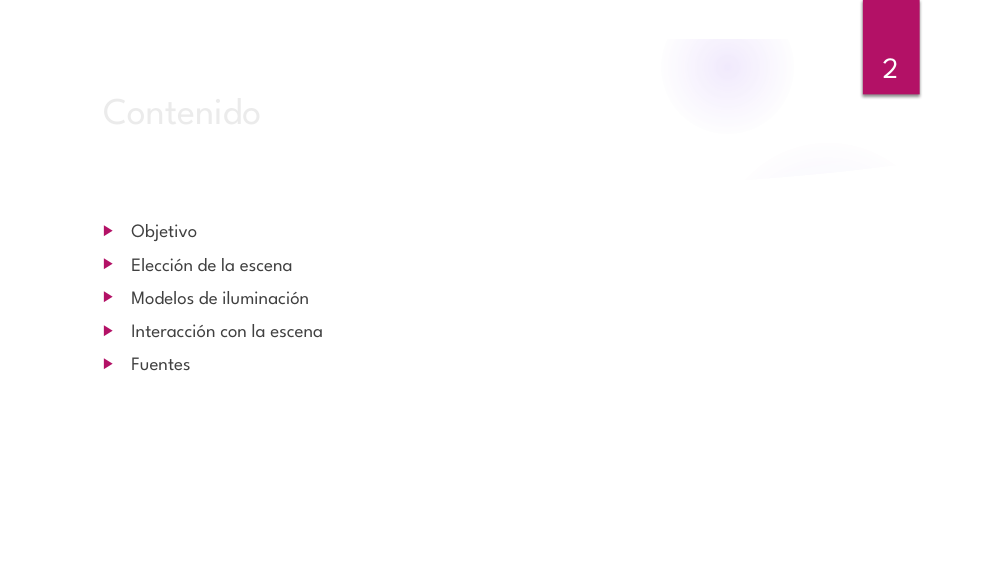
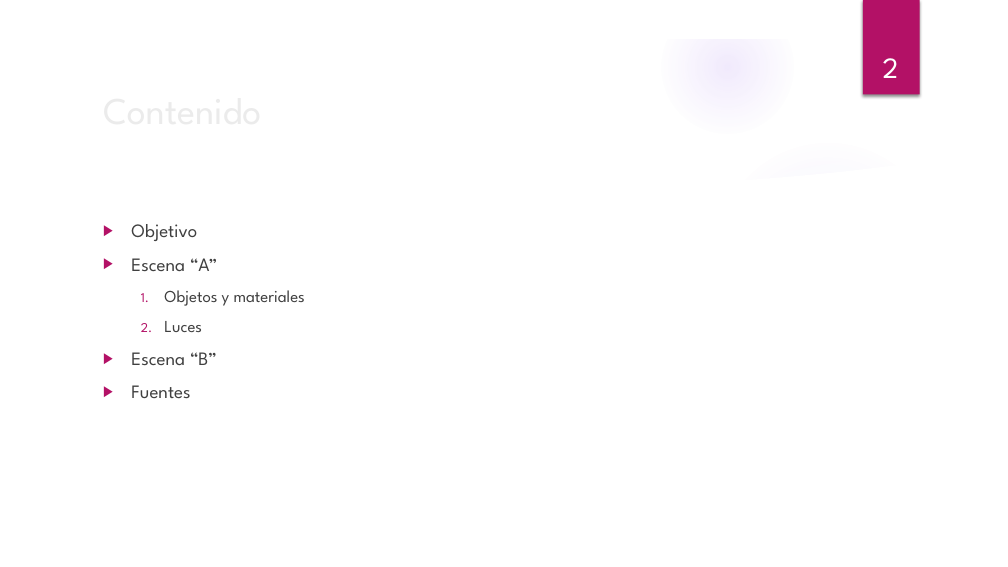
Before and after one commit to nlandau91/CG2019, a slide deck: slide 2 of Proyecto2/Presentacion Proyecto 2.pptx. Drawn at 1008x567 pixels with LibreOffice and Linux fonts; fonts in the diff are those of the drawing; background and template pictures are left out. Boxes give left, top, right and bottom in pixels: in the first picture for what was removed or moved away, otherwise in the second. Text is boxed around its words. In the diff, an @@ line names an element or a change of style, - is before the commit and + after.

```diff
--- a/Proyecto2/Presentacion Proyecto 2.pptx
+++ b/Proyecto2/Presentacion Proyecto 2.pptx
@@ text at [131, 258, 305, 365]: text changed; size 18 to 16 pt @@
-▶ Elección de la escena
-▶ Modelos de iluminación
-▶ Interacción con la escena
+▶ Escena “A”
+  1. Objetos y materiales
+  2. Luces
+▶ Escena “B”
```
Also in this commit, not shown: 3 other slides changed, 1 slide added.
